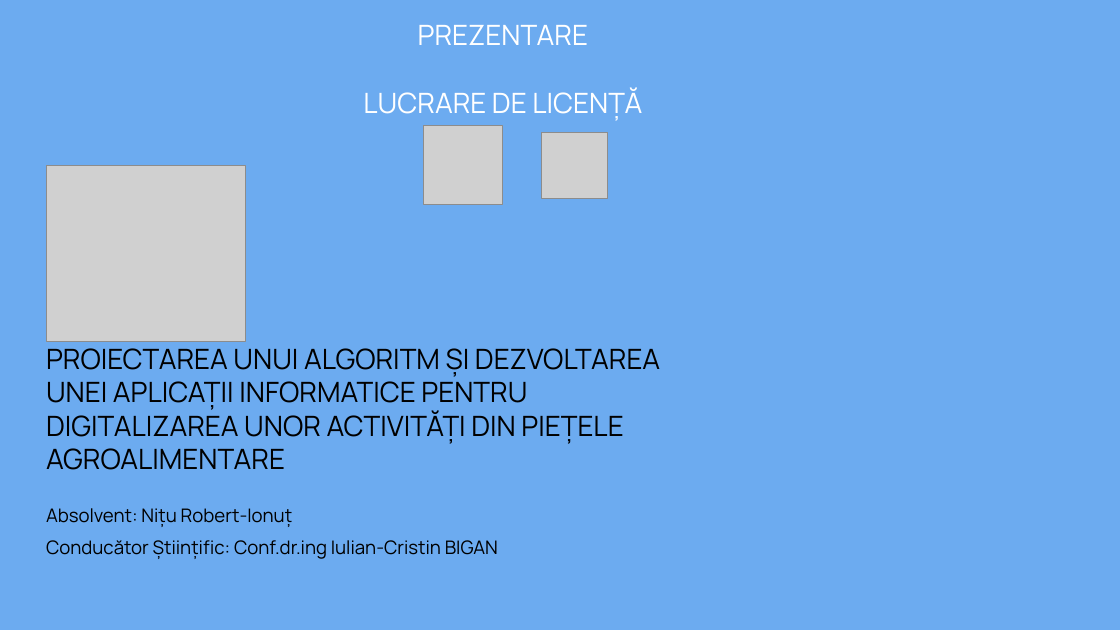
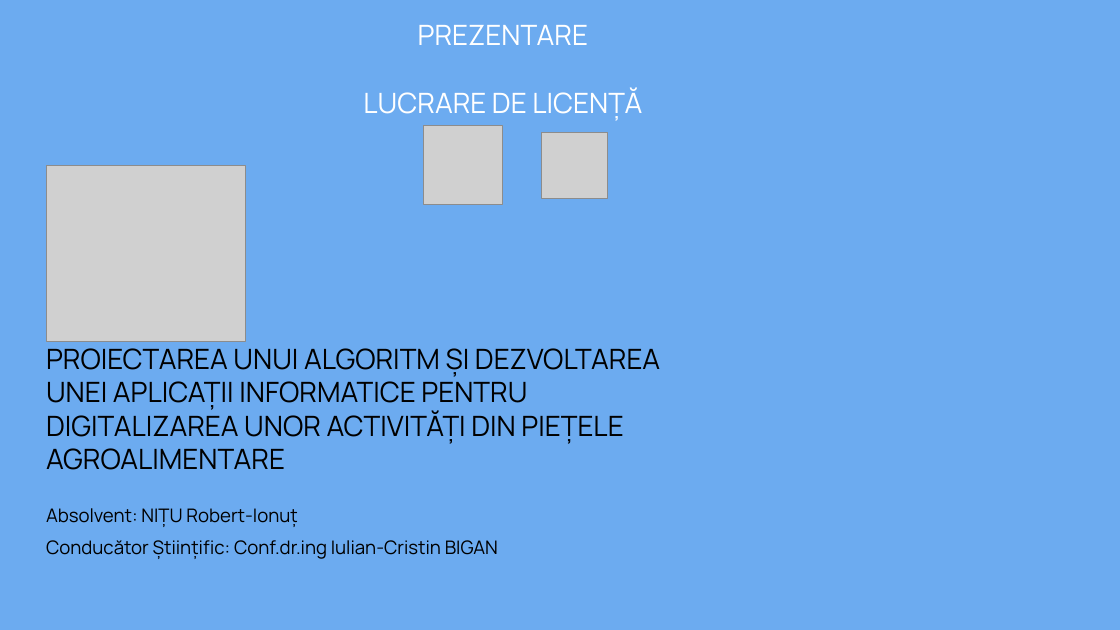
Before and after one commit to robertnitu02/proiect-diploma, a slide deck: slide 1 of word/prezentare.pptx. Drawn at 1120x630 pixels with LibreOffice and Linux fonts; fonts in the diff are those of the drawing; grey boxes stand for pictures; background and template pictures are left out. Boxes give left, top, right and bottom in pixels: in the first picture for what was removed or moved away, otherwise in the second. Text is boxed around its words. In the diff, an @@ line names an element or a change of style, - is before the commit and + after.

```diff
--- a/word/prezentare.pptx
+++ b/word/prezentare.pptx
@@ text at [46,508,297,527]: text changed @@
-Absolvent: Nițu Robert-Ionuț
+Absolvent: NIȚU Robert-Ionuț
```
Also in this commit, not shown: 12 other slides changed, 12 slides added, 1 slide removed, 1 other file.
